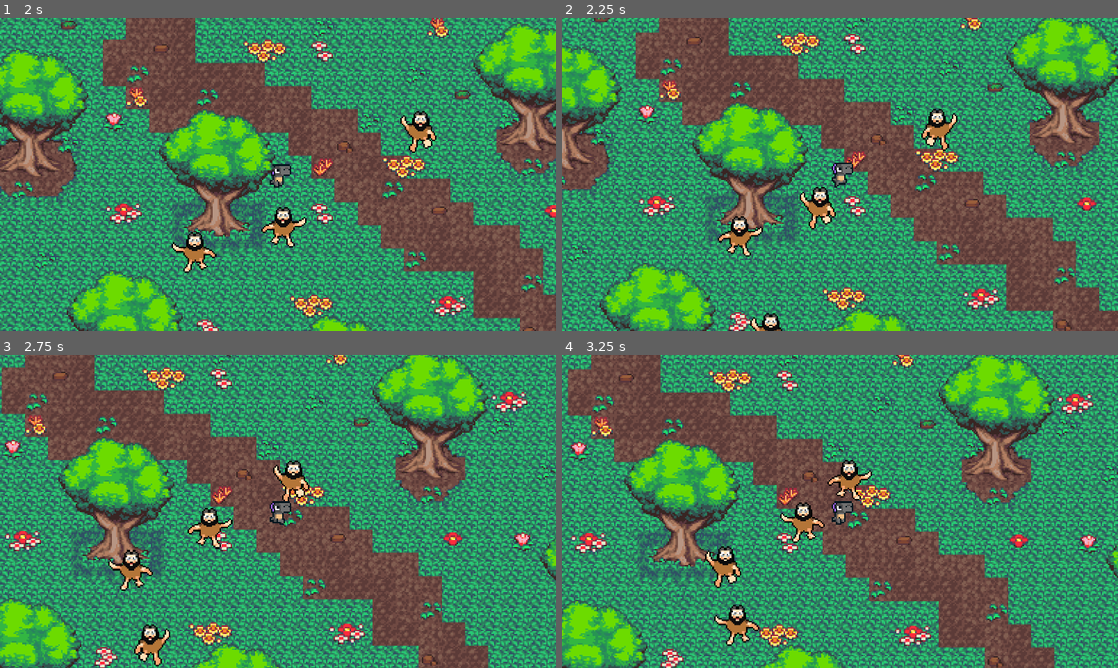
Above: before the commit, frames 1-4 (two rows, left to right).
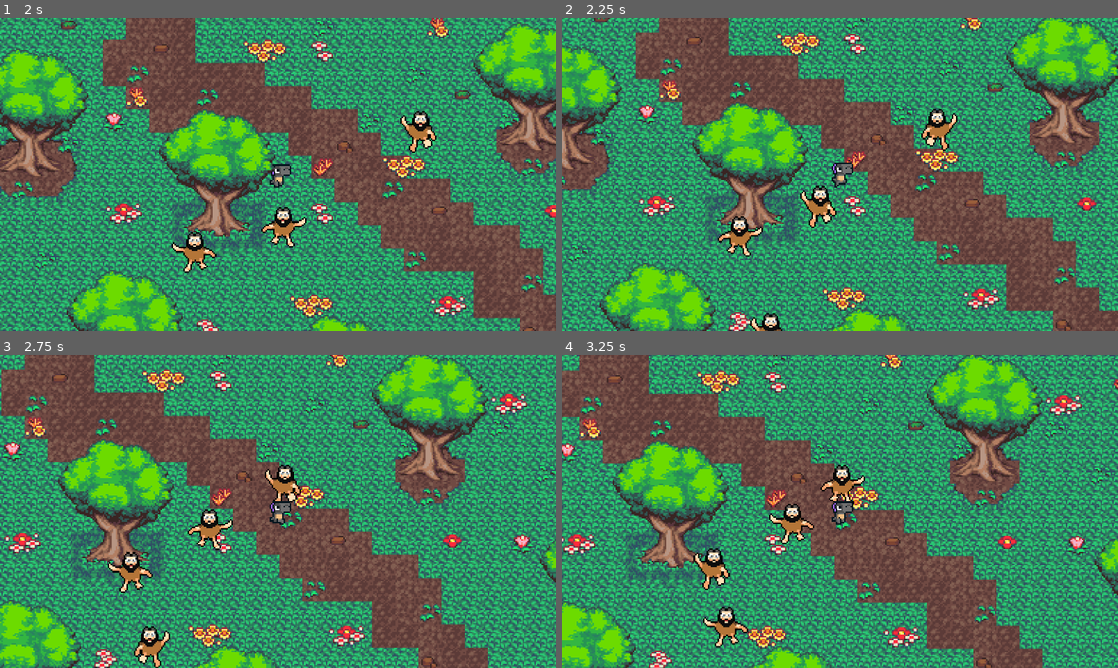
Above: after the commit, the same moments.

Repository: olive-rd/RH_Project2024
Game: Godot game, scene res://game_scene.tscn
Two runs of this game, one before a commit and one after it. Both use one fixed random seed, a clock stepped at 60 frames per second and the inputs below.
Inputs:
- Up to frame 1 (2 s): hold Right (ui_right) 0.53-1.28 s; hold Down (ui_down) from 1.28 s (still down)
- Up to frame 2 (2.25 s): release Down (ui_down) at 2.03 s; hold Right (ui_right) from 2.03 s (still down)
- Up to frame 3 (2.75 s): keep holding Right (ui_right)
- Up to frame 4 (3.25 s): release Right (ui_right) at 2.78 s; hold Up (ui_up) from 2.78 s (still down)

Frame 1 is identical in both runs. In frame 2, 0.2% of the frame differs, in the area x 42-50%, y 53-68%; in frame 3, 58%; in frame 4, 65%, in the area x 0-100%, y 0-100%.
Error before the commit: Attempt to call function 'get_overlapping_bodies' in base 'null instance' on a null instance. (res://player.gd:42)

Commit message:
pushing extra

Diff:
--- a/2d-project-start/game_scene.tscn
+++ b/2d-project-start/game_scene.tscn
@@ -574,18 +574,8 @@
 layer_0/name = "Bottom"
 layer_0/tile_data = PackedInt32Array(0, 65536, 1, 65536, 65536, 1, 131072, 65536, 1, 196608, 65536, 1, 262144, 65536, 1 …(167967 unchanged characters)…
 layer_1/name = "Top of Top"
-layer_1/enabled = true
-layer_1/modulate = Color(1, 1, 1, 1)
-layer_1/y_sort_enabled = false
-layer_1/y_sort_origin = 0
-layer_1/z_index = 0
 layer_1/tile_data = PackedInt32Array(-393204, 655360, 6, -327668, 655360, 7, -262132, 655360, 8, -458739, 720896, 5, -3 …(12185 unchanged characters)…
 layer_2/name = "Top"
-layer_2/enabled = true
-layer_2/modulate = Color(1, 1, 1, 1)
-layer_2/y_sort_enabled = false
-layer_2/y_sort_origin = 0
-layer_2/z_index = 0
 layer_2/tile_data = PackedInt32Array(524329, 196608, 4, 524330, 262144, 4, 1769519, 196608, 4, 1769520, 262144, 4, 3932 …(5827 unchanged characters)…
 
 [node name="CharacterBody2D" parent="." instance=ExtResource("2_t21xe")]
--- a/2d-project-start/player.tscn
+++ b/2d-project-start/player.tscn
@@ -1,12 +1,12 @@
-[gd_scene load_steps=15 format=3 uid="uid://ctgwl7eb2fim0"]
+[gd_scene load_steps=16 format=3 uid="uid://ctgwl7eb2fim0"]
 
 [ext_resource type="Script" path="res://player.gd" id="1_1n6fw"]
 [ext_resource type="Texture2D" uid="uid://c7e8bj8wby20w" path="res://characters/happy_boo/download/male/kuro/base/idle.png" id="2_hyh44"]
 [ext_resource type="Texture2D" uid="uid://ccvaeiws76a30" path="res://characters/happy_boo/download/male/kuro/base/move.png" id="3_hp3fi"]
 
 [sub_resource type="CapsuleShape2D" id="CapsuleShape2D_g023p"]
-radius = 9.0
-height = 22.0
+radius = 6.0
+height = 16.0
 
 [sub_resource type="AtlasTexture" id="AtlasTexture_4ao8j"]
 atlas = ExtResource("2_hyh44")
@@ -84,11 +84,13 @@
 "speed": 5.0
 }]
 
+[sub_resource type="CircleShape2D" id="CircleShape2D_lbeph"]
+radius = 11.0
+
 [node name="CharacterBody2D" type="CharacterBody2D"]
 script = ExtResource("1_1n6fw")
 
 [node name="CollisionShape2D" type="CollisionShape2D" parent="."]
-position = Vector2(1, 0)
 shape = SubResource("CapsuleShape2D_g023p")
 
 [node name="AnimatedSprite2D" type="AnimatedSprite2D" parent="."]
@@ -97,3 +99,12 @@
 
 [node name="Camera2D" type="Camera2D" parent="."]
 zoom = Vector2(5, 5)
+
+[node name="HitBox" type="Area2D" parent="."]
+unique_name_in_owner = true
+collision_layer = 0
+collision_mask = 2
+
+[node name="CollisionShape2D" type="CollisionShape2D" parent="HitBox"]
+shape = SubResource("CircleShape2D_lbeph")
+debug_color = Color(0.631373, 0.105882, 0.207843, 0.419608)
--- a/2d-project-start/project.godot
+++ b/2d-project-start/project.godot
@@ -76,7 +76,7 @@
 
 config/name="Your First 2D Game With Godot 4: START (GDQuest)"
 run/main_scene="res://game_scene.tscn"
-config/features=PackedStringArray("4.1", "Forward Plus")
+config/features=PackedStringArray("4.2", "Forward Plus")
 config/icon="res://icon.png"
 
 [display]
